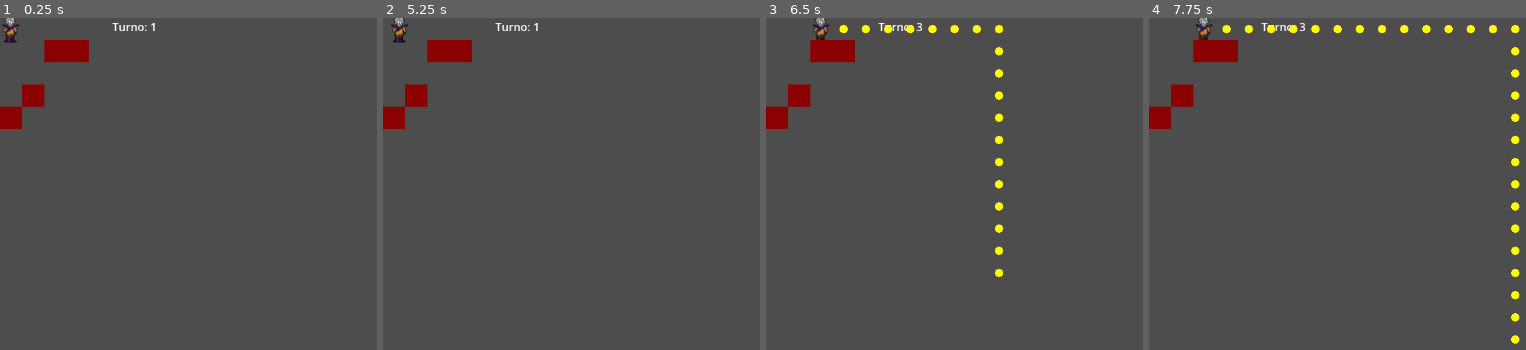
Above: before the commit, frames 1-4 (left to right).
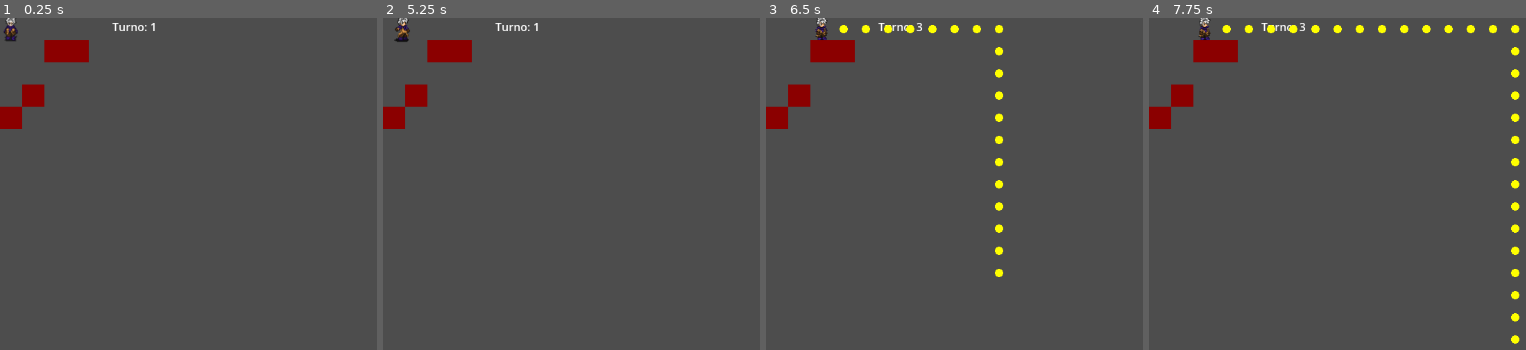
Above: after the commit, the same moments.

Repository: AbelitoLlerena/juego
Game: Godot game, scene res://world.tscn
Two runs of this game, one before a commit and one after it. Both use one fixed random seed, a clock stepped at 60 frames per second and the inputs below.
Inputs (mouse positions are in pixels of both pictures, inside the frame that each line leads up to):
- Up to frame 1 (0.25 s): no input
- Up to frame 2 (5.25 s): tap Enter at 0.5, 2, 3.5 s; move the mouse to (outside the picture) at 0.52 s; click (outside the picture) at 0.67 s; tap Space at 1.25, 2.75, 4.25 s; drag from (624, 263) to (741, 333) at 1.27 s; move the mouse to (outside the picture) at 2.02 s; click (outside the picture) at 2.17 s; drag from (741, 333) to (541, 174) at 2.77 s; move the mouse to (outside the picture) at 3.52 s; click (outside the picture) at 3.67 s; drag from (541, 174) to (661, 130) at 4.27 s; move the mouse to (outside the picture) at 5.02 s; click (outside the picture) at 5.17 s
- Up to frame 3 (6.5 s): drag from (1044, 130) to (1007, 263) at 5.77 s
- Up to frame 4 (7.75 s): move the mouse to (outside the picture) at 6.52 s; click (outside the picture) at 6.67 s; drag from (1390, 263) to (1507, 333) at 7.27 s

The runs differ from the first frame. In frame 1, 0.2% of the frame differs, in the area x 0-6%, y 0-8%; in frame 2, 0.2%, in the area x 2-8%, y 0-8%; in frame 3, 0.2%; in frame 4, 0.2%.

Commit message:
move completo

Diff:
--- a/movement_system.gd
+++ b/movement_system.gd
@@ -7,6 +7,7 @@
 signal move_finished()
 
 var is_moving = false
+var current_unit: Player
 
 func setup(
 	grid_system : GridSystem,
@@ -18,13 +19,18 @@
 func move_unit(unit: Player, path: Array[Vector2i]) -> void:
 	var steps := path.duplicate()
 	is_moving = true
+	current_unit = unit
 
 	for cell in steps:
 		if !(is_moving and grid_system.is_cell_free(cell)):
 			return
 
+		var from: Vector2i = unit.grid_position
 		grid_system.move_entity(unit, cell)
 		var target_pos: Vector2 = grid_service.grid_to_world(cell)
+
+		var direction: Vector2i = cell - from
+		unit.play_walk(direction)
 
 		var tween := create_tween()
 		tween.tween_property(unit, "global_position", target_pos, 0.25)
@@ -33,5 +39,9 @@
 		move_finished.emit()
 		await get_tree().create_timer(0.25).timeout
 
+	unit.idle()
+
 func stop_move():
 	is_moving = false
+	if current_unit:
+		current_unit.idle()
--- a/player.gd
+++ b/player.gd
@@ -1,5 +1,37 @@
 class_name Player
-extends Node2D
+extends AnimatedSprite2D
 
-var grid_position : Vector2i = Vector2i.ZERO
+var grid_position: Vector2i = Vector2i.ZERO
 var alert: bool = false
+var facing_direction: Vector2i = Vector2i.DOWN
+
+
+func _ready() -> void:
+	play("idle_down")
+
+
+func play_walk(direction: Vector2i) -> void:
+	if direction == Vector2i.ZERO:
+		return
+	facing_direction = direction
+	match direction:
+		Vector2i.UP:
+			play("up")
+		Vector2i.DOWN:
+			play("down")
+		Vector2i.LEFT:
+			play("left")
+		Vector2i.RIGHT:
+			play("right")
+
+
+func idle() -> void:
+	match facing_direction:
+		Vector2i.UP:
+			play("idle_up")
+		Vector2i.DOWN:
+			play("idle_down")
+		Vector2i.LEFT:
+			play("idle_left")
+		Vector2i.RIGHT:
+			play("idle_right")
--- a/project.godot
+++ b/project.godot
@@ -25,4 +25,4 @@
 
 [editor_plugins]
 
-enabled=PackedStringArray("res://addons/godot_ai/plugin.cfg")
+enabled=PackedStringArray("res://addons/addons/godotassistant/plugin.cfg", "res://addons/godot_ai/plugin.cfg", "res://addons/godotassistant/plugin.cfg")
--- a/world.tscn
+++ b/world.tscn
@@ -4,10 +4,14 @@
 [ext_resource type="Texture2D" uid="uid://bfcl5rujchv1l" path="res://sprites/rpg animation/Animation Down.png" id="2_ic0uy"]
 [ext_resource type="Script" uid="uid://crqambfqibkkw" path="res://player.gd" id="2_tlwt5"]
 [ext_resource type="Texture2D" uid="uid://ckv3snc7jth4v" path="res://sprites/rpg animation/Animation left.png" id="3_70uel"]
+[ext_resource type="Texture2D" uid="uid://3fw0vvxtwje1" path="res://sprites/rpg animation/Idle down.png" id="3_hiqwa"]
 [ext_resource type="Texture2D" uid="uid://dvlqlhgycdxmm" path="res://sprites/rpg animation/Animation right.png" id="4_hiqwa"]
+[ext_resource type="Texture2D" uid="uid://c7hsqmjjpobxw" path="res://sprites/rpg animation/Idle left.png" id="4_ikiii"]
 [ext_resource type="PackedScene" uid="uid://c6crxuyy43hwd" path="res://grid_service.tscn" id="4_k3n1d"]
 [ext_resource type="PackedScene" uid="uid://5s5wu57jq5ux" path="res://pathfinding_service.tscn" id="5_2o6r5"]
 [ext_resource type="Texture2D" uid="uid://ubfhc6ddqm2v" path="res://sprites/rpg animation/Animation Up.png" id="5_2u3nc"]
+[ext_resource type="Texture2D" uid="uid://pf3fb5skkdvo" path="res://sprites/rpg animation/Idle right.png" id="5_cbp6q"]
+[ext_resource type="Texture2D" uid="uid://eaglxgav23lv" path="res://sprites/rpg animation/Idle Up.png" id="6_26xuy"]
 [ext_resource type="PackedScene" uid="uid://bflf00uqpksi2" path="res://path_preview_service.tscn" id="6_70uel"]
 [ext_resource type="PackedScene" uid="uid://cxo1pws8455a8" path="res://turn_system.tscn" id="7_hiqwa"]
 [ext_resource type="PackedScene" uid="uid://djp1bkujwr6ak" path="res://grid_system.tscn" id="8_2u3nc"]
@@ -39,6 +43,70 @@
 atlas = ExtResource("2_ic0uy")
 region = Rect2(465, 0, 93, 93)
 
+[sub_resource type="AtlasTexture" id="AtlasTexture_ryup7"]
+atlas = ExtResource("3_hiqwa")
+region = Rect2(0, 0, 75, 75)
+
+[sub_resource type="AtlasTexture" id="AtlasTexture_ytpkv"]
+atlas = ExtResource("3_hiqwa")
+region = Rect2(75, 0, 75, 75)
+
+[sub_resource type="AtlasTexture" id="AtlasTexture_jas3d"]
+atlas = ExtResource("3_hiqwa")
+region = Rect2(150, 0, 75, 75)
+
+[sub_resource type="AtlasTexture" id="AtlasTexture_7htu6"]
+atlas = ExtResource("3_hiqwa")
+region = Rect2(225, 0, 75, 75)
+
+[sub_resource type="AtlasTexture" id="AtlasTexture_7qk3m"]
+atlas = ExtResource("4_ikiii")
+region = Rect2(0, 0, 41, 38)
+
+[sub_resource type="AtlasTexture" id="AtlasTexture_xpnt2"]
+atlas = ExtResource("4_ikiii")
+region = Rect2(41, 0, 41, 38)
+
+[sub_resource type="AtlasTexture" id="AtlasTexture_ruyqm"]
+atlas = ExtResource("4_ikiii")
+region = Rect2(82, 0, 41, 38)
+
+[sub_resource type="AtlasTexture" id="AtlasTexture_fnoqa"]
+atlas = ExtResource("4_ikiii")
+region = Rect2(123, 0, 41, 38)
+
+[sub_resource type="AtlasTexture" id="AtlasTexture_nx736"]
+atlas = ExtResource("5_cbp6q")
+region = Rect2(0, 0, 41, 38)
+
+[sub_resource type="AtlasTexture" id="AtlasTexture_55kwu"]
+atlas = ExtResource("5_cbp6q")
+region = Rect2(41, 0, 41, 38)
+
+[sub_resource type="AtlasTexture" id="AtlasTexture_f3o6s"]
+atlas = ExtResource("5_cbp6q")
+region = Rect2(82, 0, 41, 38)
+
+[sub_resource type="AtlasTexture" id="AtlasTexture_w4lh7"]
+atlas = ExtResource("5_cbp6q")
+region = Rect2(123, 0, 41, 38)
+
+[sub_resource type="AtlasTexture" id="AtlasTexture_k3lar"]
+atlas = ExtResource("6_26xuy")
+region = Rect2(0, 0, 93, 93)
+
+[sub_resource type="AtlasTexture" id="AtlasTexture_olr1q"]
+atlas = ExtResource("6_26xuy")
+region = Rect2(93, 0, 93, 93)
+
+[sub_resource type="AtlasTexture" id="AtlasTexture_q42o5"]
+atlas = ExtResource("6_26xuy")
+region = Rect2(186, 0, 93, 93)
+
+[sub_resource type="AtlasTexture" id="AtlasTexture_b7btk"]
+atlas = ExtResource("6_26xuy")
+region = Rect2(279, 0, 93, 93)
+
 [sub_resource type="AtlasTexture" id="AtlasTexture_ikiii"]
 atlas = ExtResource("3_70uel")
 region = Rect2(0, 0, 93, 93)
@@ -154,6 +222,74 @@
 }, {
 "frames": [{
 "duration": 1.0,
+"texture": SubResource("AtlasTexture_ryup7")
+}, {
+"duration": 1.0,
+"texture": SubResource("AtlasTexture_ytpkv")
+}, {
+"duration": 1.0,
+"texture": SubResource("AtlasTexture_jas3d")
+}, {
+"duration": 1.0,
+"texture": SubResource("AtlasTexture_7htu6")
+}],
+"loop": 1,
+"name": &"idle_down",
+"speed": 5.0
+}, {
+"frames": [{
+"duration": 1.0,
+"texture": SubResource("AtlasTexture_7qk3m")
+}, {
+"duration": 1.0,
+"texture": SubResource("AtlasTexture_xpnt2")
+}, {
+"duration": 1.0,
+"texture": SubResource("AtlasTexture_ruyqm")
+}, {
+"duration": 1.0,
+"texture": SubResource("AtlasTexture_fnoqa")
+}],
+"loop": 1,
+"name": &"idle_left",
+"speed": 5.0
+}, {
+"frames": [{
+"duration": 1.0,
+"texture": SubResource("AtlasTexture_nx736")
+}, {
+"duration": 1.0,
+"texture": SubResource("AtlasTexture_55kwu")
+}, {
+"duration": 1.0,
+"texture": SubResource("AtlasTexture_f3o6s")
+}, {
+"duration": 1.0,
+"texture": SubResource("AtlasTexture_w4lh7")
+}],
+"loop": 1,
+"name": &"idle_right",
+"speed": 5.0
+}, {
+"frames": [{
+"duration": 1.0,
+"texture": SubResource("AtlasTexture_k3lar")
+}, {
+"duration": 1.0,
+"texture": SubResource("AtlasTexture_olr1q")
+}, {
+"duration": 1.0,
+"texture": SubResource("AtlasTexture_q42o5")
+}, {
+"duration": 1.0,
+"texture": SubResource("AtlasTexture_b7btk")
+}],
+"loop": 1,
+"name": &"idle_up",
+"speed": 5.0
+}, {
+"frames": [{
+"duration": 1.0,
 "texture": SubResource("AtlasTexture_ikiii")
 }, {
 "duration": 1.0,
@@ -239,15 +375,11 @@
 
 [node name="World" type="Node2D" unique_id=1789076914]
 script = ExtResource("1_ic0uy")
-
-[node name="AnimatedSprite2D" type="AnimatedSprite2D" parent="." unique_id=433250386]
-position = Vector2(16, 16)
-scale = Vector2(0.25, 0.25)
 
 [node name="Player" type="AnimatedSprite2D" parent="." unique_id=536245981]
 position = Vector2(16, 16)
 sprite_frames = SubResource("SpriteFrames_kh0q7")
-animation = &"up"
+animation = &"idle_up"
 script = ExtResource("2_tlwt5")
 
 [node name="Ground" type="TileMapLayer" parent="." unique_id=1876549705]
